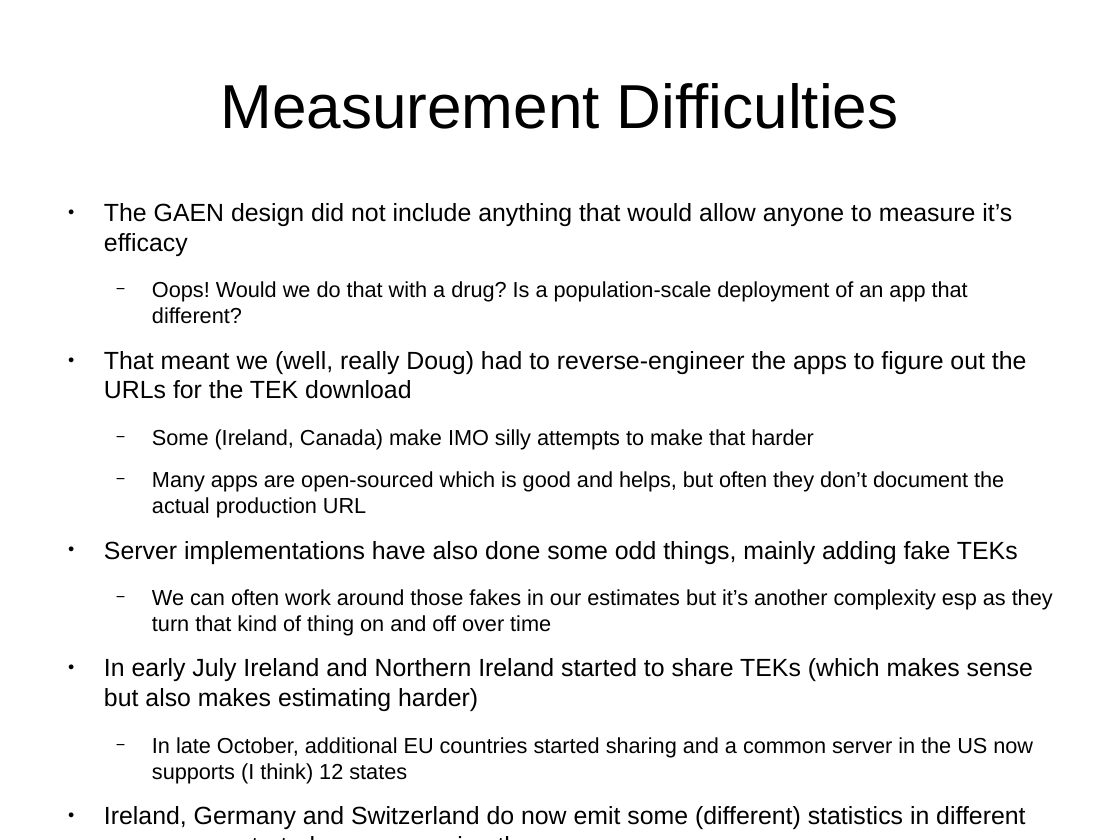
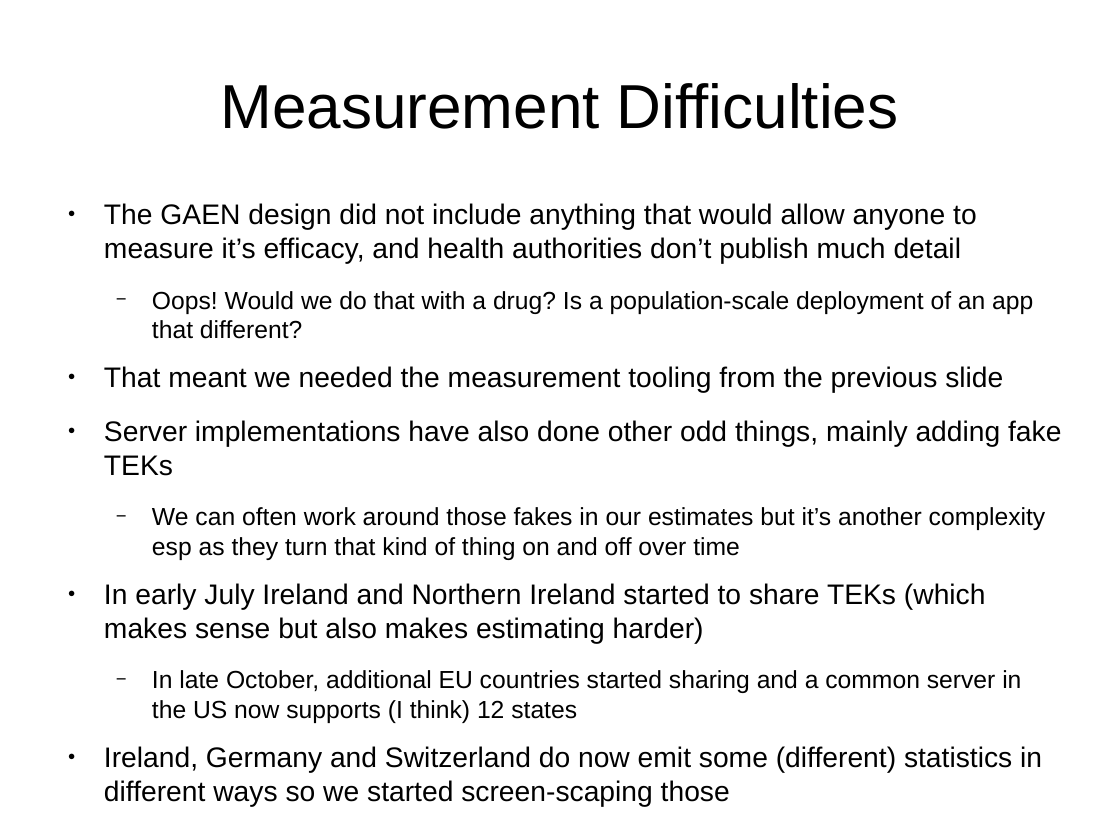
Before and after one commit to sftcd/witidtm, a slide deck: slide 24 of lectures/2020-2021/900-covid.odp (slide 23 before the commit). Drawn at 1120x840 pixels with LibreOffice and Linux fonts; fonts in the diff are those of the drawing; background and template pictures are left out. Boxes give left, top, right and bottom in pixels: in the first picture for what was removed or moved away, otherwise in the second. Text is boxed around its words. In the diff, an @@ line names an element or a change of style, - is before the commit and + after.

```diff
--- a/lectures/2020-2021/900-covid.odp
+++ b/lectures/2020-2021/900-covid.odp
@@ text at (x1=104, y1=203, x2=977, y2=264): text changed; size 17.6 to 20 pt @@
-● The GAEN design did not include anything that would allow anyone to measure it’s efficacy
+● The GAEN design did not include anything that would allow anyone to measure it’s efficacy, and health authorities don’t publish much detail
@@ text at (x1=104, y1=366, x2=1061, y2=476): text changed; size 17.6 to 20 pt @@
-● That meant we (well, really Doug) had to reverse-engineer the apps to figure out the URLs for the TEK download
-  − Some (Ireland, Canada) make IMO silly attempts to make that harder
-  − Many apps are open-sourced which is good and helps, but often they don’t document the actual production URL
-● Server implementations have also done some odd things, mainly adding fake TEKs
+● That meant we needed the measurement tooling from the previous slide
+● Server implementations have also done other odd things, mainly adding fake TEKs
@@ text at (x1=104, y1=507, x2=1046, y2=807): size 15.4 to 17.5 pt in "Oops! Would we do that with a ...", "We can often work around those fakes ...", "In late October, additional EU countries started ..."; size 17.6 to 20 pt in "In early July Ireland and Northern Ireland ...", "Ireland, Germany and Switzerland do now emit ..." @@
```
Also in this commit, not shown: 2 other slides changed, 3 slides added, 2 other files.
